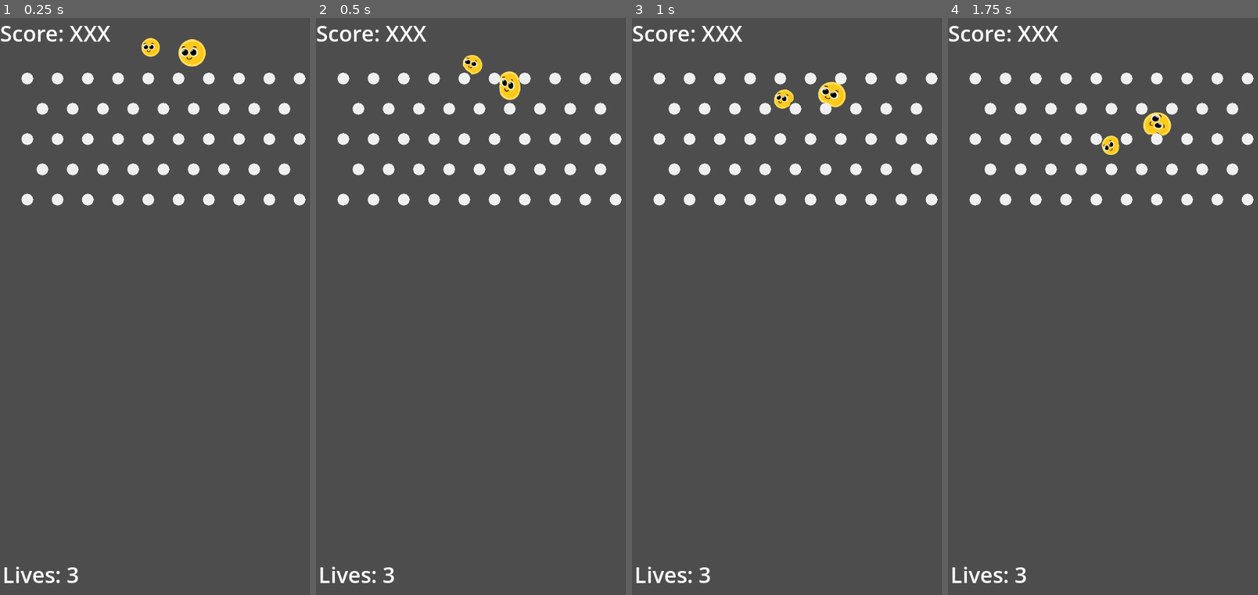
Above: before the commit, frames 1-4 (left to right).
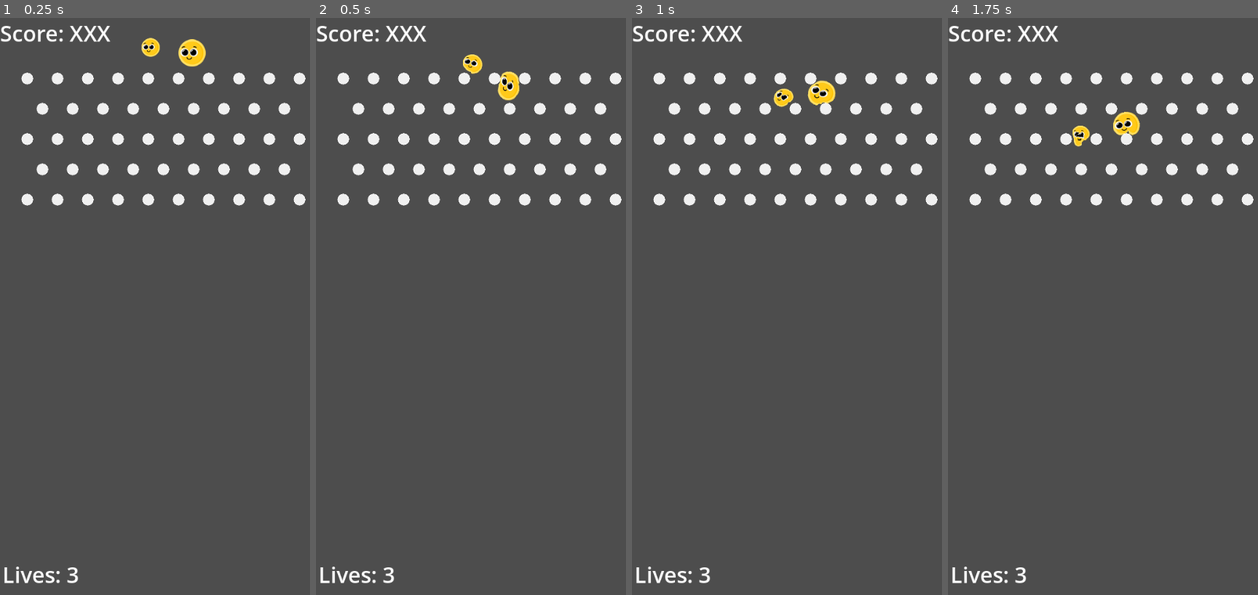
Above: after the commit, the same moments.

Repository: Khryptic/Team-Horseradish
Game: Godot game, scene res://scenes/main_scene.tscn
Two runs of this game, one before a commit and one after it. Both use one fixed random seed, a clock stepped at 60 frames per second and the inputs below.
Inputs (mouse positions are in pixels of both pictures, inside the frame that each line leads up to):
- Up to frame 1 (0.25 s): no input
- Up to frame 2 (0.5 s): no input
- Up to frame 3 (1 s): tap Enter (ui_accept) at 0.5, 0.77 s; move the mouse to (867, 277) at 0.52 s; hold Right (ui_right) from 0.53 s (still down); click (867, 277) at 0.67 s
- Up to frame 4 (1.75 s): keep holding Right (ui_right); move the mouse to (1047, 335) at 1.27 s; tap Enter (ui_accept) at 1.52 s

Frame 1 is identical in both runs. In frame 2, 0.2% of the frame differs, in the area x 47-66%, y 6-15%; in frame 3, 0.5%; in frame 4, 0.9%, in the area x 40-73%, y 16-24%.

Commit message:
Added second collision shape on pegs
this is to allow pegs to check when the ball enters

Diff:
--- /dev/null
+++ b/scenes/collision_sensor.gd
@@ -0,0 +1,17 @@
+extends Area2D
+
+
+# Called when the node enters the scene tree for the first time.
+func _ready() -> void:
+	pass # Replace with function body.
+
+
+# Called every frame. 'delta' is the elapsed time since the previous frame.
+func _process(delta: float) -> void:
+	pass
+
+
+func _on_area_entered(area: Area2D) -> void:
+#	when peg is entered add a point to point counter
+
+	pass # Replace with function body.
--- a/scenes/peg.tscn
+++ b/scenes/peg.tscn
@@ -1,14 +1,26 @@
-[gd_scene load_steps=3 format=3 uid="uid://b4r8scy3ax4gh"]
+[gd_scene load_steps=5 format=3 uid="uid://b4r8scy3ax4gh"]
 
 [ext_resource type="Texture2D" uid="uid://dykxrufmhp6v1" path="res://assets/peg.png" id="1_qik34"]
+[ext_resource type="Script" path="res://scenes/collision_sensor.gd" id="2_f381y"]
 
 [sub_resource type="CircleShape2D" id="CircleShape2D_v7ta1"]
 
-[node name="StaticBody2D" type="StaticBody2D"]
+[sub_resource type="CircleShape2D" id="CircleShape2D_x5xkk"]
+
+[node name="Peg" type="StaticBody2D"]
 
 [node name="Sprite2D" type="Sprite2D" parent="."]
 scale = Vector2(0.152926, 0.152926)
 texture = ExtResource("1_qik34")
 
 [node name="CollisionShape2D" type="CollisionShape2D" parent="."]
+scale = Vector2(1.0396, 1.0396)
 shape = SubResource("CircleShape2D_v7ta1")
+
+[node name="Collision Sensor" type="Area2D" parent="."]
+script = ExtResource("2_f381y")
+
+[node name="CollisionShape2D" type="CollisionShape2D" parent="Collision Sensor"]
+shape = SubResource("CircleShape2D_x5xkk")
+
+[connection signal="area_entered" from="Collision Sensor" to="Collision Sensor" method="_on_area_entered"]
